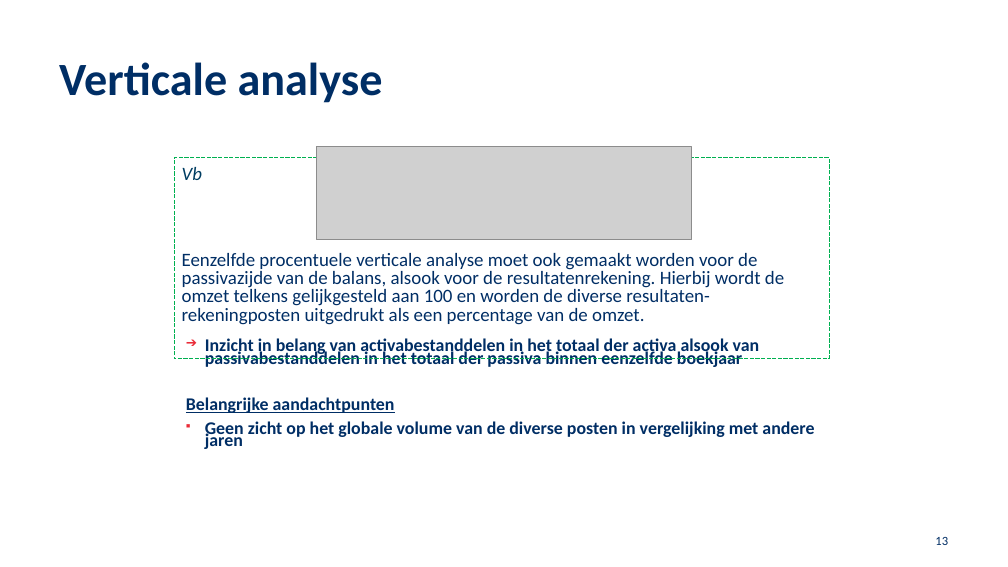
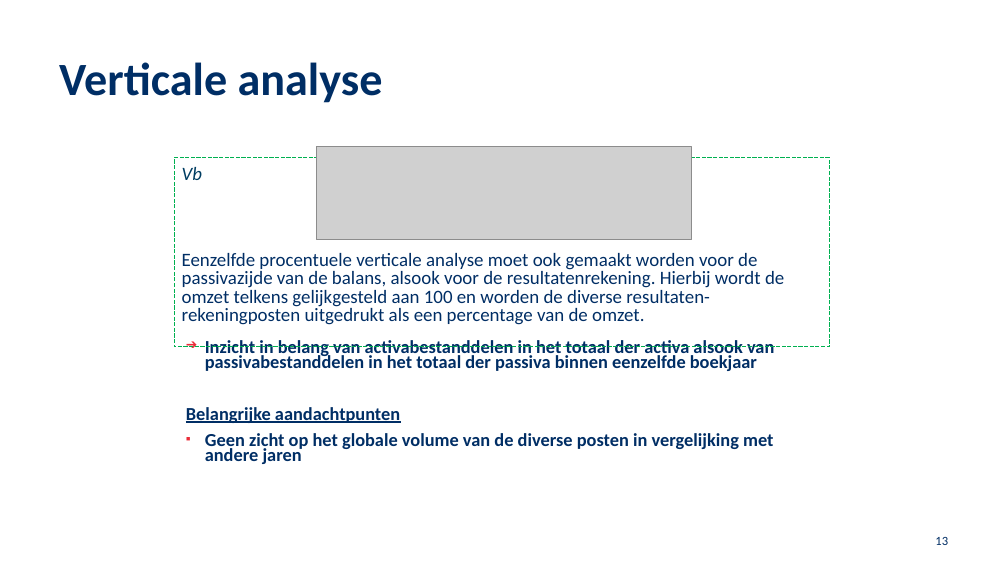
Before and after one commit to JasonLiu1229/University-Vault, a slide deck: slide 13 of School 2024-2025/FJ/Hoofdstuk 3 (2024 ).pptx. Drawn at 1008x567 pixels with LibreOffice and Linux fonts; fonts in the diff are those of the drawing; grey boxes stand for pictures; background and template pictures are left out. Boxes give left, top, right and bottom in pixels: in the first picture for what was removed or moved away, otherwise in the second. Text is boxed around its words. In the diff, an @@ line names an element or a change of style, - is before the commit and + after.

```diff
--- a/School 2024-2025/FJ/Hoofdstuk 3 (2024 ).pptx
+++ b/School 2024-2025/FJ/Hoofdstuk 3 (2024 ).pptx
@@ rectangle "Vb": place and size @@
-rectangle "Vb" at <box>174,158,829,359</box>
+rectangle "Vb" at <box>174,158,829,347</box>
@@ rectangle "Vb" at <box>174,158,829,347</box>: outline #00B050 0.75 pt dashed to #00B050 0 pt dashed @@
@@ text "Inzicht in belang van activabestanddelen ..." at <box>186,340,774,464</box>: size 17 to 17.5 pt; line spacing 0.6 to 0.7 @@
```
Also in this commit, not shown: 42 other slides changed, 3 other files.
